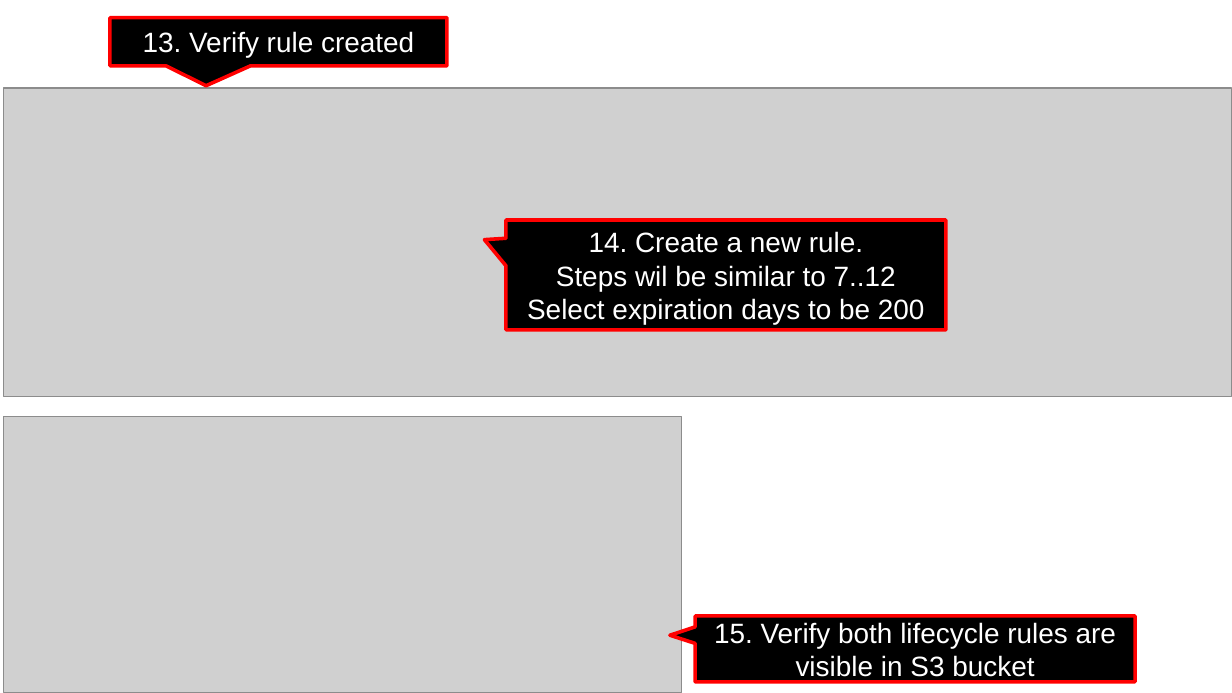
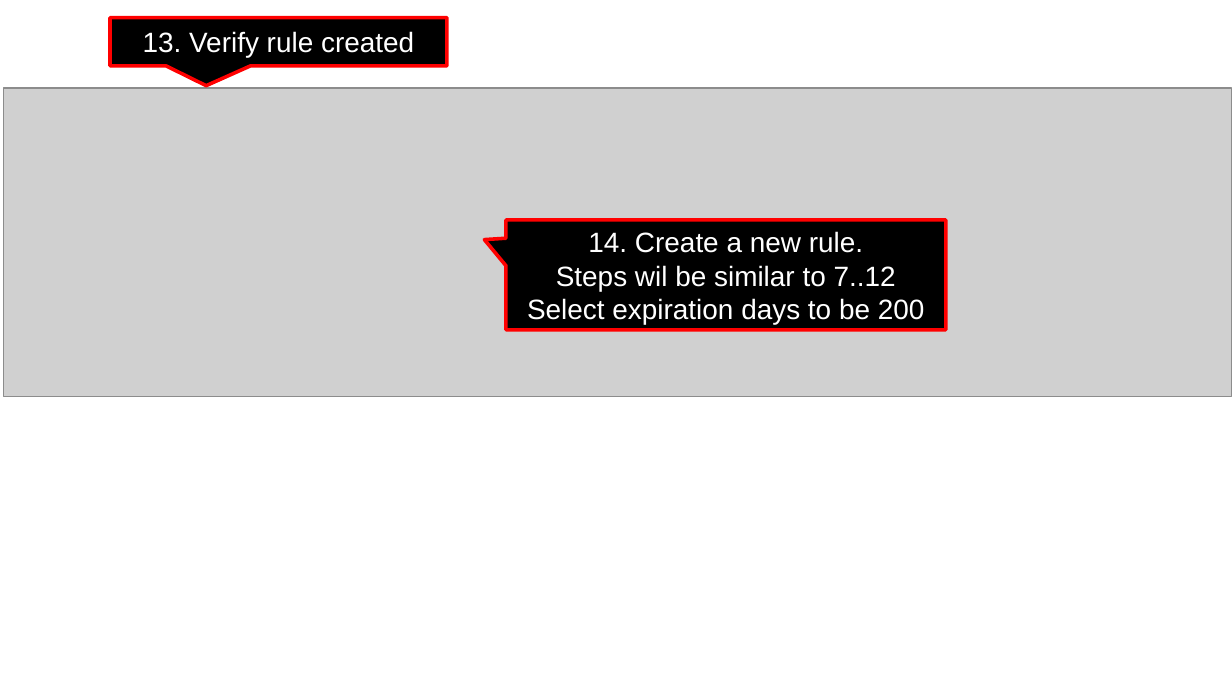
Before and after one commit to enhariharan/aws-solutions-architect-training, a slide deck: slide 5 of module_5_simple_storage_service_s3/module_5_assignment_3/module_5_assignment_3_s3.pptx. Drawn at 1232x693 pixels with LibreOffice and Linux fonts; fonts in the diff are those of the drawing; grey boxes stand for pictures. Boxes give left, top, right and bottom in pixels: in the first picture for what was removed or moved away, otherwise in the second. Text is boxed around its words. In the diff, an @@ line names an element or a change of style, - is before the commit and + after.

```diff
--- a/module_5_simple_storage_service_s3/module_5_assignment_3/module_5_assignment_3_s3.pptx
+++ b/module_5_simple_storage_service_s3/module_5_assignment_3/module_5_assignment_3_s3.pptx
@@ picture removed at [3,417,682,693] @@
@@ speech box removed at [695,616,1136,682] @@
-15. Verify both lifecycle rules are visible in S3 bucket
```
Also in this commit, not shown: 1 other file.
